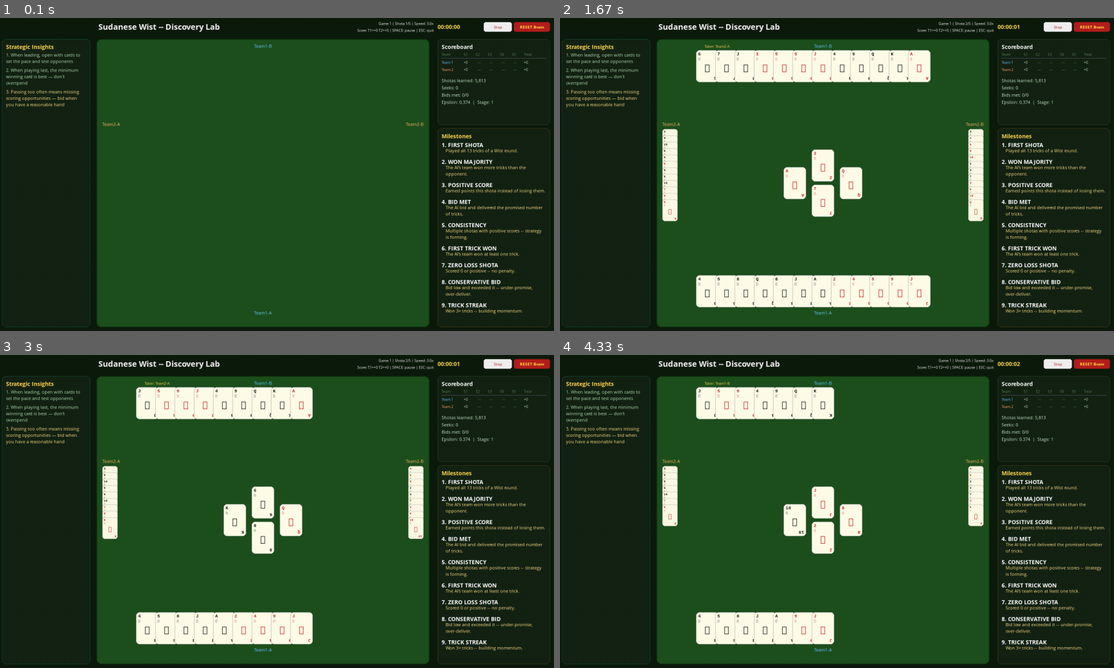
Above: before the commit, frames 1-4 (two rows, left to right).
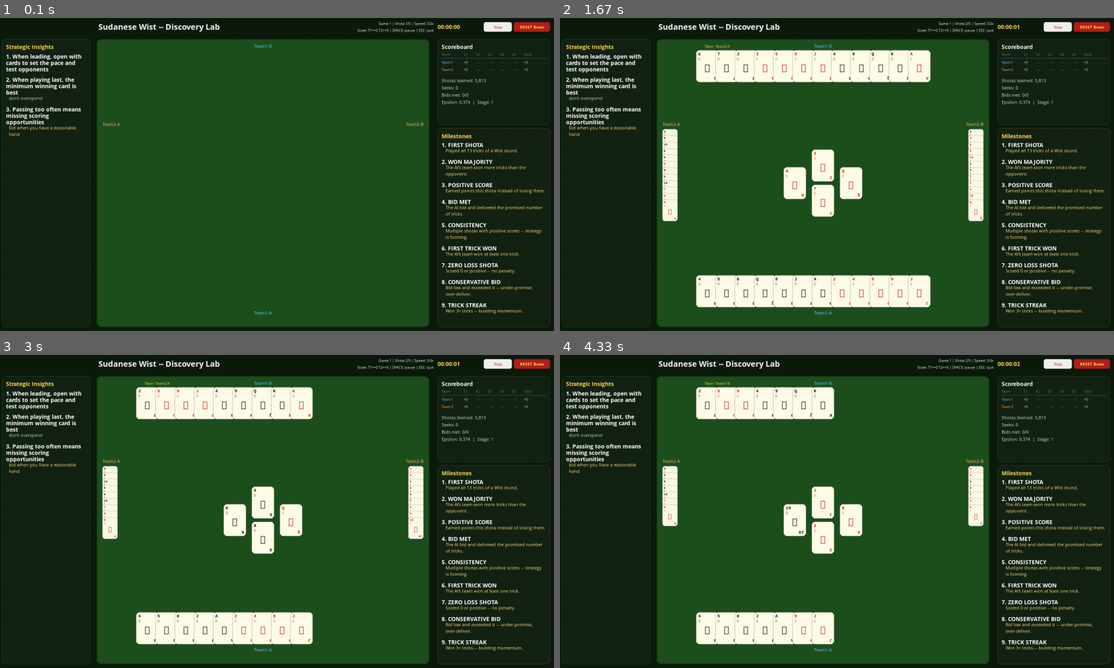
Above: after the commit, the same moments.

Repository: aamagzoub/engineering-intelligence
Game: pygame game, started from gui_wist_discovery/main.py
The game is run twice, just before and just after one commit, with the same random seed, the same clock (stepped at 60 frames per second) and the same inputs.
Inputs (mouse positions are in pixels of both pictures, inside the frame that each line leads up to):
- Up to frame 1 (0.1 s): no input
- Up to frame 2 (1.67 s): tap Space at 0.33 s; click "Resume" at 0.72 s; click (665, 127) at 1.05 s; click (692, 55) at 1.38 s
- Up to frame 3 (3 s): click (288, 405) at 1.72 s; tap Space at 2.07, 2.37, 2.57, 2.9 s
- Up to frame 4 (4.33 s): tap Space at 3.2, 3.4, 3.7, 3.97 s

The runs differ from the first frame. In frame 1, 1.4% of the frame differs, in the area x 1-15%, y 11-38%; in frame 2, 1.4%; in frame 3, 1.4%; in frame 4, 1.4%.

Commit message:
fix: insights — bold white title (15px) + warm body (12px), larger text
Split each insight into title (before '—') and body (after '—'):
- Title: white bold, 15px, numbered
- Body: warm yellow/green, 12px, indented
- More spacing between entries for readability

Diff:
--- a/gui_wist_discovery/renderer.py
+++ b/gui_wist_discovery/renderer.py
@@ -329,7 +329,7 @@
 
         y = panel_rect.top + 10
         self.screen.blit(self.fonts["large"].render("Strategic Insights", True, TEXT_GOLD), (15, y))
-        y += 22
+        y += 24
 
         insights = state.get("insights", [])
         if not insights:
@@ -340,25 +340,40 @@
         total = len(insights)
         insight_scroll = state.get("insight_scroll", 0)
         text_w = panel_w - 35
-        desc_font = self.fonts["medium"]
-
-        # Stable scroll: items in order (oldest at top), scroll moves viewport.
-        # New items appear at the bottom without shifting existing ones.
+        title_font = self.fonts["large"]   # 15px bold — for the title part.
+        body_font = self.fonts["medium"]   # 12px — for the description.
+
         for i in range(insight_scroll, total):
-            if y + 16 > panel_rect.bottom - 15:
+            if y + 18 > panel_rect.bottom - 15:
                 break
 
             text = insights[i].lstrip("• ").strip()
             num = i + 1
             is_latest = (i == total - 1)
 
-            # Color: latest in gold, others in green.
-            color = (255, 220, 130) if is_latest else (180, 220, 180)
-
-            # Render as "{num}. {text}" with full word wrap.
-            full_text = f"{num}. {text}"
-            y = self._wrap_text(desc_font, full_text, 15, y, text_w, color, panel_rect.bottom - 20)
-            y += 6  # Gap between insights.
+            # Split into title (before " — ") and body (after " — ").
+            if " — " in text:
+                title_part = text.split(" — ")[0]
+                body_part = text.split(" — ", 1)[1]
+            elif " - " in text:
+                title_part = text.split(" - ")[0]
+                body_part = text.split(" - ", 1)[1]
+            else:
+                # No separator — use first sentence as title.
+                title_part = text
+                body_part = ""
+
+            # Title: white bold, numbered.
+            title_str = f"{num}. {title_part}"
+            title_color = (255, 255, 255)
+            y = self._wrap_text(title_font, title_str, 15, y, text_w, title_color, panel_rect.bottom - 20)
+
+            # Body: warm color, slightly indented.
+            if body_part:
+                body_color = (255, 220, 130) if is_latest else (190, 220, 180)
+                y = self._wrap_text(body_font, body_part, 22, y, text_w - 7, body_color, panel_rect.bottom - 20)
+
+            y += 10  # Gap between insights.
 
             if y > panel_rect.bottom - 15:
                 break
